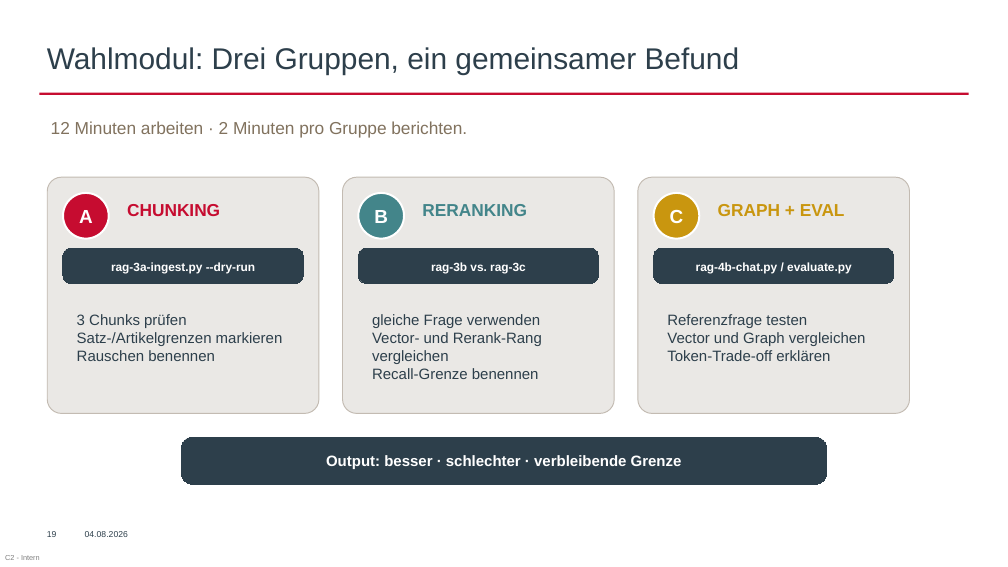
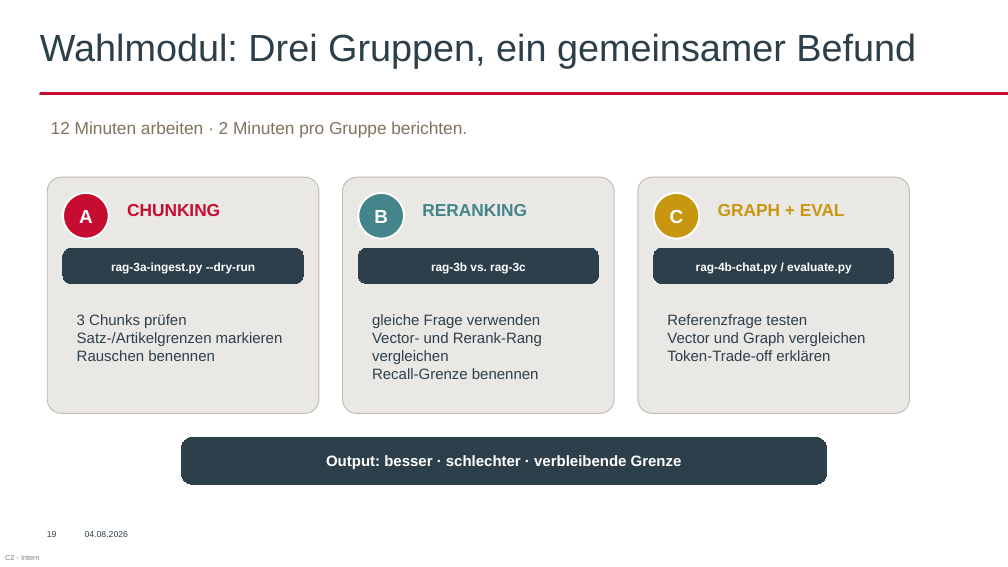
Before and after one commit to AkrosAG/RAG-Workshop, a slide deck: slide 18 of RAG_Workshop.pptx. Drawn at 1008x567 pixels with LibreOffice and Linux fonts; fonts in the diff are those of the drawing; background and template pictures are left out. Boxes give left, top, right and bottom in pixels: in the first picture for what was removed or moved away, otherwise in the second. Text is boxed around its words. In the diff, an @@ line names an element or a change of style, - is before the commit and + after.

```diff
--- a/RAG_Workshop.pptx
+++ b/RAG_Workshop.pptx
@@ rectangle removed at [0,0,1008,504] @@
@@ title "Wahlmodul: Drei Gruppen, ein gemeinsamer ..." at [40,33,916,68]: size 28.5 to 36 pt; line spacing 1 to 0.9; vertical alignment middle to top @@
```
Also in this commit, not shown: 7 other slides changed.
